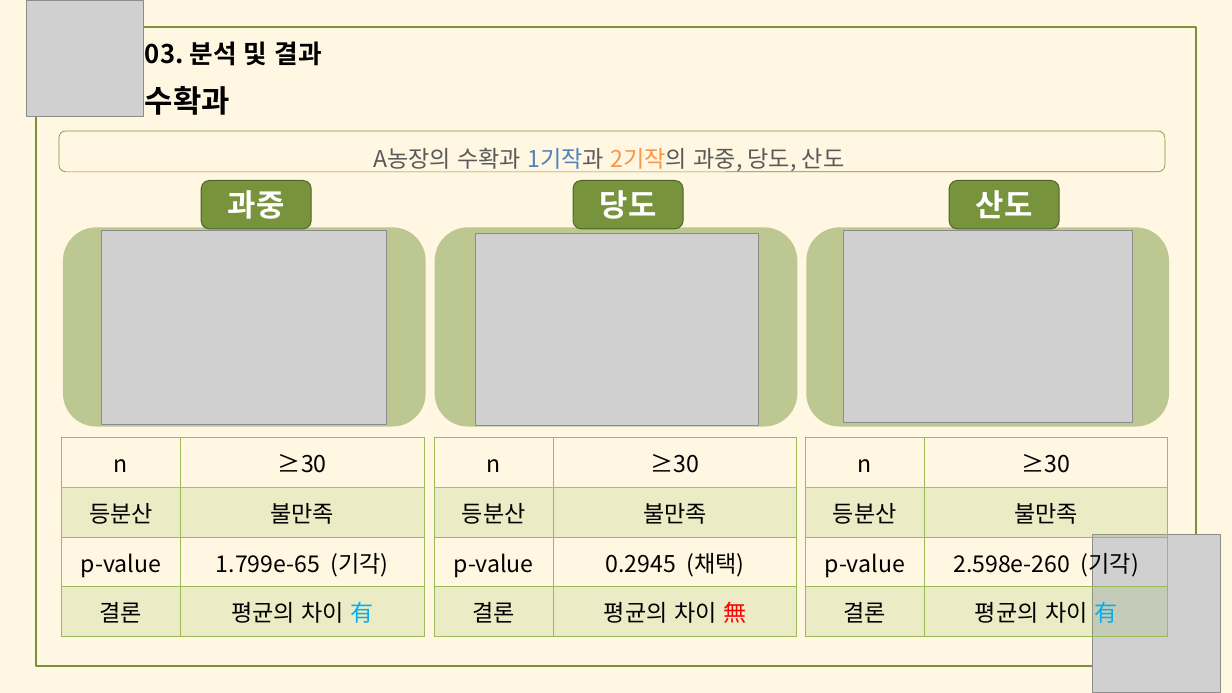
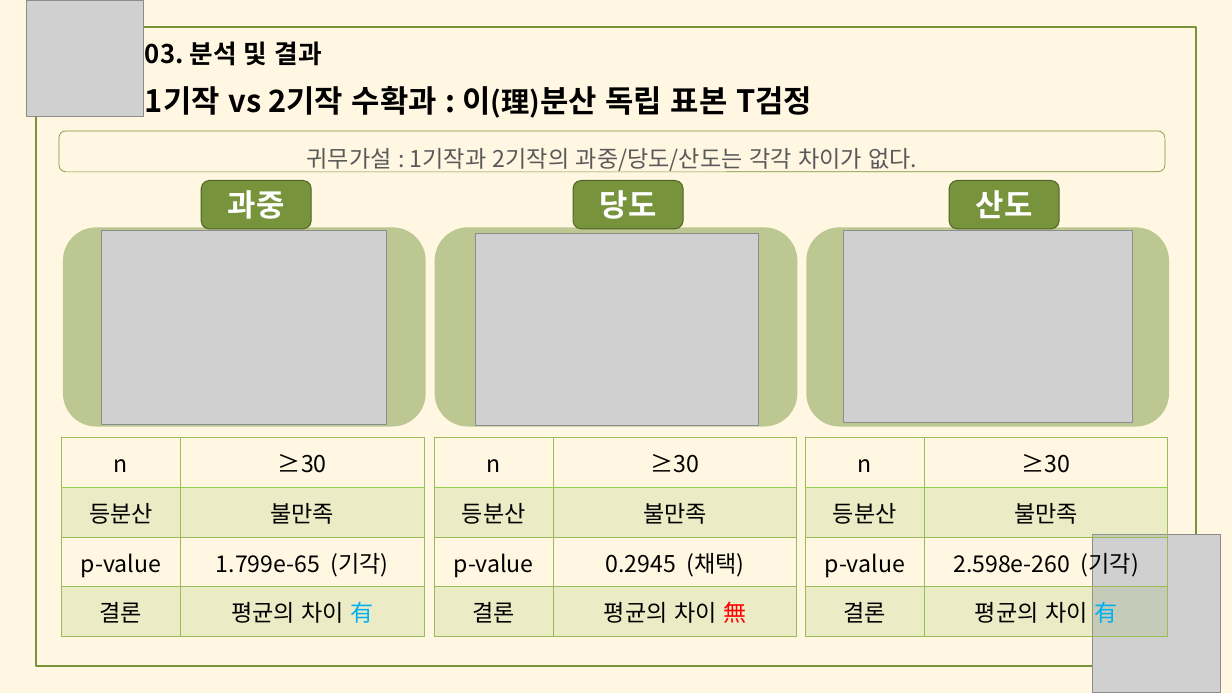
Before and after one commit to meucham11/nong_intern, a slide deck: slide 28 of 경진대회.pptx (slide 25 before the commit). Drawn at 1232x693 pixels with LibreOffice and Linux fonts; fonts in the diff are those of the drawing; grey boxes stand for pictures. Boxes give left, top, right and bottom in pixels: in the first picture for what was removed or moved away, otherwise in the second. Text is boxed around its words. In the diff, an @@ line names an element or a change of style, - is before the commit and + after.

```diff
--- a/경진대회.pptx
+++ b/경진대회.pptx
@@ text at [145,86,812,118]: text changed @@
-수확과
+1기작 vs 2기작 수확과 : 이(理)분산 독립 표본 T검정
@@ text in rounded rectangle at [307,148,917,172]: text changed @@
-A농장의 수확과 1기작과 2기작의 과중, 당도, 산도
+귀무가설 : 1기작과 2기작의 과중/당도/산도는 각각 차이가 없다.
```
Also in this commit, not shown: 17 other slides changed, 6 slides added, 1 slide removed.
